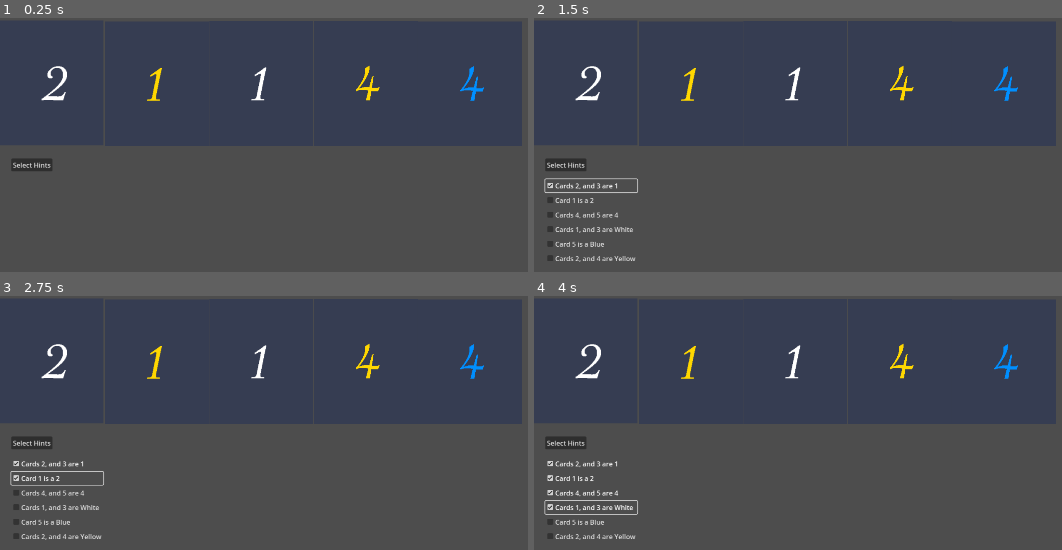
Above: before the commit, frames 1-4 (two rows, left to right).
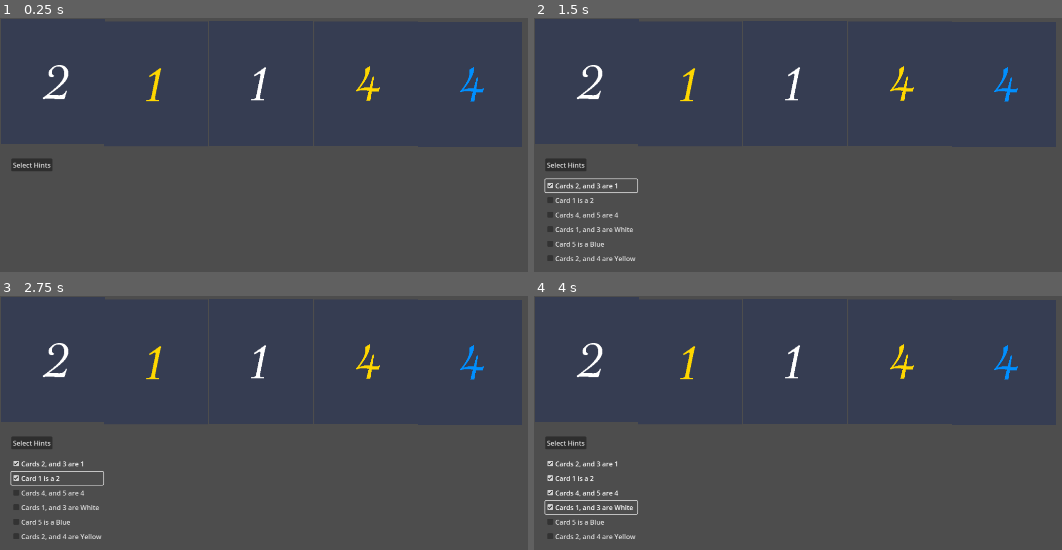
Above: after the commit, the same moments.

Repository: dbm19/hanabi
Game: Godot game, scene res://game_board.tscn
Same seed, same stepped clock (60 frames per second), same inputs: the game is played once before the commit and once after it.
Inputs:
- Up to frame 1 (0.25 s): no input
- Up to frame 2 (1.5 s): click "Select Hints" at 0.5 s; click "Cards 2, and 3 are 1" at 1.25 s
- Up to frame 3 (2.75 s): click "Card 1 is a 2" at 2 s
- Up to frame 4 (4 s): click "Cards 4, and 5 are 4" at 2.75 s; click "Cards 1, and 3 are White" at 3.5 s

The runs differ from the first frame. In frame 1, 0.5% of the frame differs, in the area x 7-92%, y 18-34%; in frame 2, 0.5%; in frame 3, 0.5%; in frame 4, 0.5%.

Commit message:
Refactored card rendering

Diff:
--- a/game_board.gd
+++ b/game_board.gd
@@ -1,7 +1,8 @@
 extends Node2D
 
 var player_index = 1
-var card_scene_array = []
+var card_position_array = []
+var card_scene
 var hand = Singleton.player_information[player_index].Hand
 var ones = []
 var twos = []
@@ -16,17 +17,18 @@
 var hints_box
 var list_of_hints = []
 
-# Preload the scene resource
+# Preload the scenes resource
 const CONTROL_SCENE: PackedScene = preload("res://control.tscn")
+const CARD_SCENE: PackedScene = preload("res://card.tscn")
 
 # Called when the node enters the scene tree for the first time.
 func _ready() -> void:
-	card_scene_array = [
-		get_node("Card/CardSprite"),
-		get_node("Card2/CardSprite"),
-		get_node("Card3/CardSprite"),
-		get_node("Card4/CardSprite"),
-		get_node("Card5/CardSprite")
+	card_position_array = [
+		get_node("Card1Position"),
+		get_node("Card2Position"),
+		get_node("Card3Position"),
+		get_node("Card4Position"),
+		get_node("Card5Position")
 	]
 
 	# Get nodes
@@ -57,57 +59,60 @@
 	pass
 
 func _render_card(card, i) -> void:
+	card_scene = CARD_SCENE.instantiate()
 	match card:
 		"1_g":
-			card_scene_array[i].texture = load("res://green_one_card.png")
+			card_scene.get_node("CardSprite").texture = load("res://green_one_card.png")
 		"2_g":
-			card_scene_array[i].texture = load("res://green_two_card.png")
+			card_scene.get_node("CardSprite").texture = load("res://green_two_card.png")
 		"3_g":
-			card_scene_array[i].texture = load("res://green_three_card.png")
+			card_scene.get_node("CardSprite").texture = load("res://green_three_card.png")
 		"4_g":
-			card_scene_array[i].texture = load("res://green_four_card.png")
+			card_scene.get_node("CardSprite").texture = load("res://green_four_card.png")
 		"5_g":
-			card_scene_array[i].texture = load("res://green_five_card.png")
+			card_scene.get_node("CardSprite").texture =  load("res://green_five_card.png")
 		"1_b":
-			card_scene_array[i].texture = load("res://blue_one_card.png")
+			card_scene.get_node("CardSprite").texture = load("res://blue_one_card.png")
 		"2_b":
-			card_scene_array[i].texture = load("res://blue_two_card.png")
+			card_scene.get_node("CardSprite").texture = load("res://blue_two_card.png")
 		"3_b":
-			card_scene_array[i].texture = load("res://blue_three_card.png")
+			card_scene.get_node("CardSprite").texture = load("res://blue_three_card.png")
 		"4_b":
-			card_scene_array[i].texture = load("res://blue_four_card.png")
+			card_scene.get_node("CardSprite").texture = load("res://blue_four_card.png")
 		"5_b":
-			card_scene_array[i].texture = load("res://blue_five_card.png")
+			card_scene.get_node("CardSprite").texture = load("res://blue_five_card.png")
 		"1_r":
-			card_scene_array[i].texture = load("res://red_one_card.png")
+			card_scene.get_node("CardSprite").texture = load("res://red_one_card.png")
 		"2_r":
-			card_scene_array[i].texture = load("res://red_two_card.png")
+			card_scene.get_node("CardSprite").texture = load("res://red_two_card.png")
 		"3_r":
-			card_scene_array[i].texture = load("res://red_three_card.png")
+			card_scene.get_node("CardSprite").texture = load("res://red_three_card.png")
 		"4_r":
-			card_scene_array[i].texture = load("res://red_four_card.png")
+			card_scene.get_node("CardSprite").texture = load("res://red_four_card.png")
 		"5_r":
-			card_scene_array[i].texture = load("res://red_five_card.png")
+			card_scene.get_node("CardSprite").texture = load("res://red_five_card.png")
 		"1_w":
-			card_scene_array[i].texture = load("res://white_one_card.png")
+			card_scene.get_node("CardSprite").texture = load("res://white_one_card.png")
 		"2_w":
-			card_scene_array[i].texture = load("res://white_two_card.png")
+			card_scene.get_node("CardSprite").texture = load("res://white_two_card.png")
 		"3_w":
-			card_scene_array[i].texture = load("res://white_three_card.png")
+			card_scene.get_node("CardSprite").texture = load("res://white_three_card.png")
 		"4_w":
-			card_scene_array[i].texture = load("res://white_four_card.png")
+			card_scene.get_node("CardSprite").texture = load("res://white_four_card.png")
 		"5_w":
-			card_scene_array[i].texture = load("res://white_five_card.png")
+			card_scene.get_node("CardSprite").texture = load("res://white_five_card.png")
 		"1_y":
-			card_scene_array[i].texture = load("res://yellow_one_card.png")
+			card_scene.get_node("CardSprite").texture = load("res://yellow_one_card.png")
 		"2_y":
-			card_scene_array[i].texture = load("res://yellow_two_card.png")
+			card_scene.get_node("CardSprite").texture = load("res://yellow_two_card.png")
 		"3_y":
-			card_scene_array[i].texture = load("res://yellow_three_card.png")
+			card_scene.get_node("CardSprite").texture = load("res://yellow_three_card.png")
 		"4_y":
-			card_scene_array[i].texture = load("res://yellow_four_card.png")
+			card_scene.get_node("CardSprite").texture = load("res://yellow_four_card.png")
 		"5_y":
-			card_scene_array[i].texture = load("res://yellow_five_card.png")
+			card_scene.get_node("CardSprite").texture = load("res://yellow_five_card.png")
+
+	card_position_array[i].add_child(card_scene)
 
 func _assess_cards() -> void:
 	hand = Singleton.player_information[player_index].Hand
--- a/game_board.tscn
+++ b/game_board.tscn
@@ -1,7 +1,6 @@
-[gd_scene load_steps=3 format=3 uid="uid://do0tuktsew6md"]
+[gd_scene load_steps=2 format=3 uid="uid://do0tuktsew6md"]
 
 [ext_resource type="Script" uid="uid://bam6dtuu2pyy" path="res://game_board.gd" id="1_i37i2"]
-[ext_resource type="PackedScene" uid="uid://x0k2bhbol1po" path="res://card.tscn" id="1_xrvgy"]
 
 [node name="GameBoard" type="Node2D"]
 script = ExtResource("1_i37i2")
@@ -12,20 +11,20 @@
 offset_right = 52.0
 offset_bottom = 342.0
 
-[node name="Card" parent="." instance=ExtResource("1_xrvgy")]
-position = Vector2(124, 156)
-
-[node name="Card2" parent="." instance=ExtResource("1_xrvgy")]
-position = Vector2(377, 158)
-
-[node name="Card3" parent="." instance=ExtResource("1_xrvgy")]
-position = Vector2(628, 157)
-
-[node name="Card4" parent="." instance=ExtResource("1_xrvgy")]
-position = Vector2(879, 157)
-
-[node name="Card5" parent="." instance=ExtResource("1_xrvgy")]
-position = Vector2(1130, 158)
-
 [node name="HintsPosition" type="Node2D" parent="."]
 position = Vector2(27, 338)
+
+[node name="Card1Position" type="Node2D" parent="."]
+position = Vector2(127, 153)
+
+[node name="Card2Position" type="Node2D" parent="."]
+position = Vector2(375, 159)
+
+[node name="Card3Position" type="Node2D" parent="."]
+position = Vector2(627, 157)
+
+[node name="Card4Position" type="Node2D" parent="."]
+position = Vector2(880, 158)
+
+[node name="Card5Position" type="Node2D" parent="."]
+position = Vector2(1130, 160)
